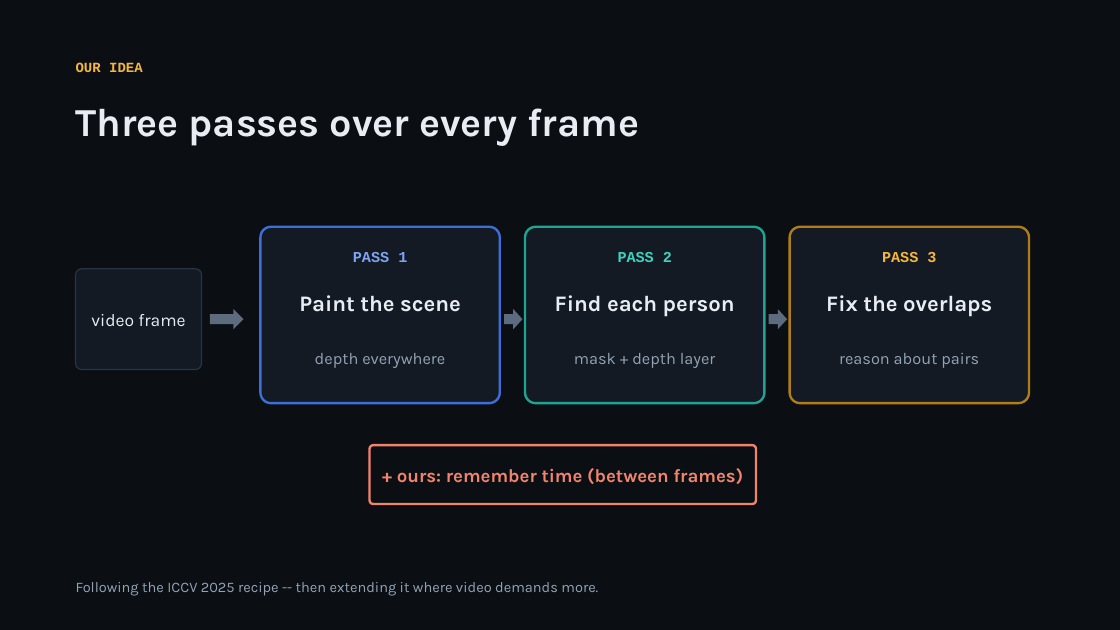
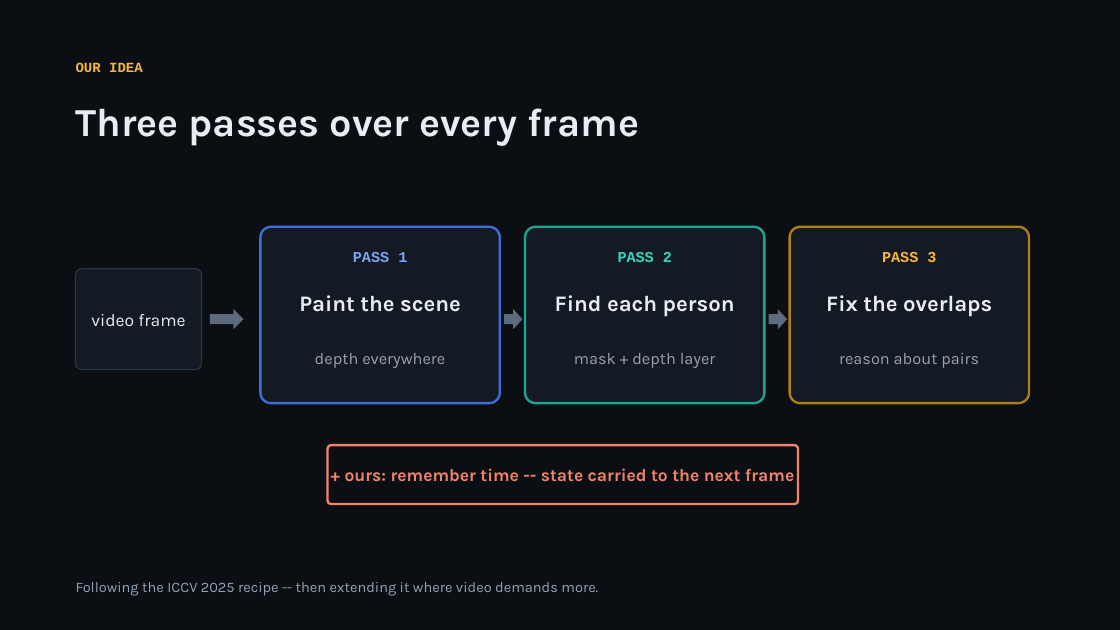
Before and after one commit to KSJanjua/ProCodes, a slide deck: slide 6 of docs/presentation/instancedepth-journey.pptx. Drawn at 1120x630 pixels with LibreOffice and Linux fonts; fonts in the diff are those of the drawing. Boxes give left, top, right and bottom in pixels: in the first picture for what was removed or moved away, otherwise in the second. Text is boxed around its words. In the diff, an @@ line names an element or a change of style, - is before the commit and + after.

Commit message:
Deck: make the temporal loop read as across-frames recurrence, not Phase3->Phase1
On slide 6 the dashed orange loop ran from Pass 3 back to Pass 1, which a
literal reading takes as a within-frame data edge (Pass 3's output feeding
Pass 1). It isn't -- the temporal memory module is a Phase-1 recurrence
that carries state to the NEXT frame. Relabeled the HTML loop
"+ ours: remember time - across frames" with a "next frame" tag at the
arrowhead so the recurrence is unambiguous, and reworded the pptx badge to
"state carried to the next frame". Regenerated the .pptx from the updated
generator.

```diff
--- a/docs/presentation/instancedepth-journey.pptx
+++ b/docs/presentation/instancedepth-journey.pptx
@@ rounded rectangle: place and size @@
-rounded rectangle at [370, 445, 756, 504]
+rounded rectangle at [328, 445, 798, 504]
@@ text at [345, 468, 794, 482]: text changed; size 16 to 15 pt @@
-+ ours: remember time (between frames)
++ ours: remember time -- state carried to the next frame
```
Also in this commit, not shown: 2 other files.
